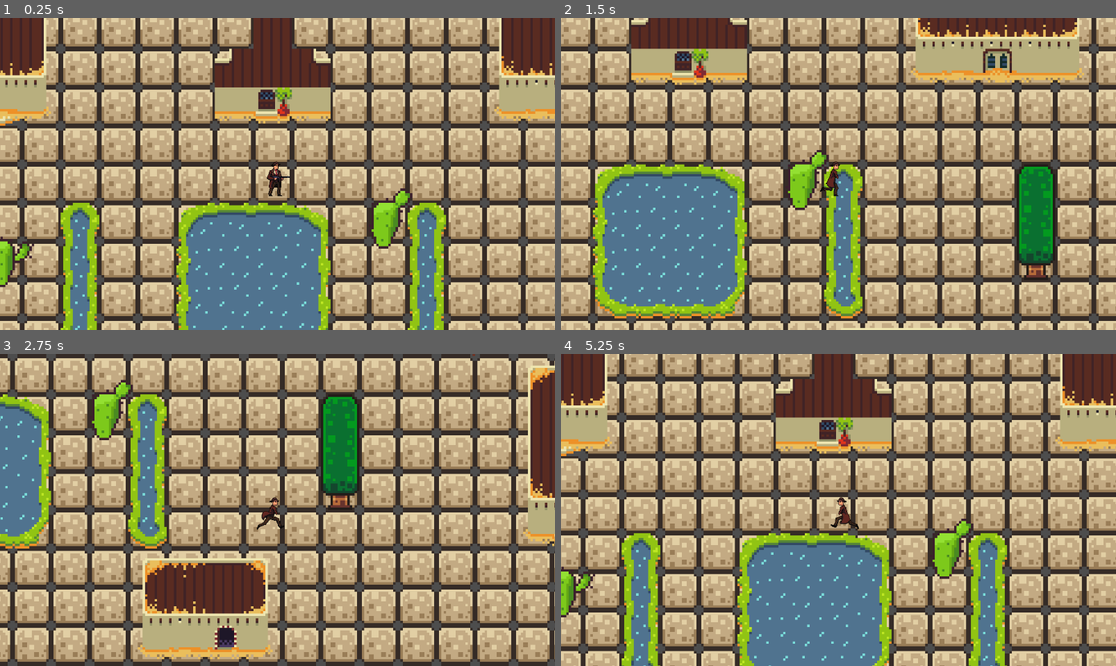
Above: before the commit, frames 1-4 (two rows, left to right).
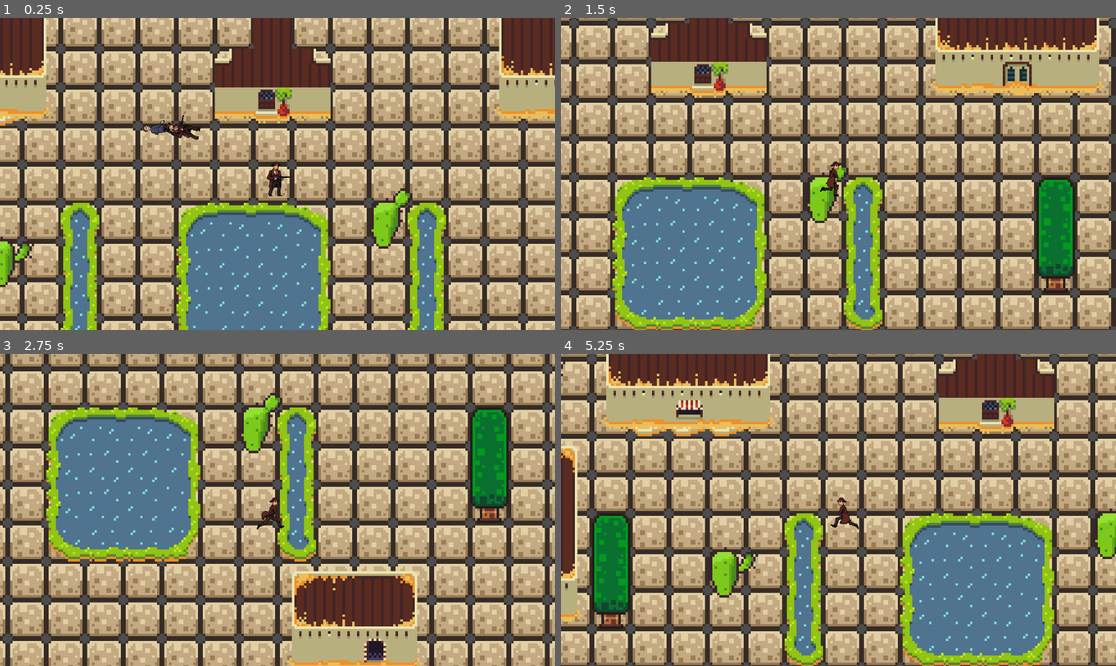
Above: after the commit, the same moments.

Repository: shauryaexe1/Zombie-Wars-
Game: Godot game, scene res://Scenes/main_game.tscn
Two runs of this game, one before a commit and one after it. Both use one fixed random seed, a clock stepped at 60 frames per second and the inputs below.
Inputs:
- Up to frame 1 (0.25 s): no input
- Up to frame 2 (1.5 s): hold Right (ui_right) 0.53-1.28 s; hold Down (ui_down) from 1.28 s (still down)
- Up to frame 3 (2.75 s): release Down (ui_down) at 2.03 s; hold Right (ui_right) from 2.03 s (still down)
- Up to frame 4 (5.25 s): release Right (ui_right) at 2.78 s; hold Up (ui_up) 2.78-3.53 s; hold Left (ui_left) 3.53-5.03 s; hold Down (ui_down) from 5.03 s (still down)

The runs differ from the first frame. In frame 1, 0.3% of the frame differs, in the area x 25-37%, y 30-40%; in frame 2, 76%; in frame 3, 84%; in frame 4, 86%, in the area x 0-100%, y 0-100%.

Commit message:
finishing zombie
completed zombie player but working on movement and following the player.

Diff:
--- a/Scenes/main_game.tscn
+++ b/Scenes/main_game.tscn
@@ -1,6 +1,7 @@
 [gd_scene format=3 uid="uid://dcxlrntu0emya"]
 
 [ext_resource type="PackedScene" uid="uid://ccke6ntfyfipo" path="res://Scenes/player.tscn" id="1_l756w"]
+[ext_resource type="PackedScene" uid="uid://cwj0lom2svwqg" path="res://Scenes/zombie.tscn" id="2_mgc0q"]
 [ext_resource type="Texture2D" uid="uid://bn3k3c30rnvld" path="res://Assests/desertdoodles.png" id="2_pu3va"]
 [ext_resource type="Texture2D" uid="uid://bi7krufgnhklm" path="res://Assests/brackeys_platformer_assets/sprites/world_tileset.png" id="3_0e3vx"]
 [ext_resource type="Texture2D" uid="uid://bpetror8dce71" path="res://Assests/Cactus_Sprite_Sheet.png" id="4_6j5ir"]
@@ -426,8 +427,11 @@
 7:3/0/physics_layer_0/polygon_0/points = PackedVector2Array(-8, -8, 8, -8, 8, 8, -8, 8)
 11:3/0 = 0
 0:4/0 = 0
+0:4/0/physics_layer_0/polygon_0/points = PackedVector2Array(-3.4622803, 8, -3.165514, -1.6816788, 8, -1.0881462, 8, 8)
 1:4/0 = 0
+1:4/0/physics_layer_0/polygon_0/points = PackedVector2Array(-8, -0.19784546, 8, 0.19784355, 8, 8, -8, 8)
 2:4/0 = 0
+2:4/0/physics_layer_0/polygon_0/points = PackedVector2Array(-8, -0.89030075, 3.2644348, -1.4838352, 3.7590466, 8, -8, 8)
 3:4/0 = 0
 3:4/0/physics_layer_0/polygon_0/points = PackedVector2Array(-8, -8, 8, -8, 8, 8, -8, 8)
 4:4/0 = 0
@@ -439,12 +443,18 @@
 7:4/0 = 0
 7:4/0/physics_layer_0/polygon_0/points = PackedVector2Array(-8, -8, 8, -8, 8, 8, -8, 8)
 8:4/0 = 0
+8:4/0/physics_layer_0/polygon_0/points = PackedVector2Array(-8, -1.978447, -3.165514, 6.429949, 8, 6.726715, 8, -0.89030075, 8, -5.935338, -3.8579693, -7.122406)
 9:4/0 = 0
+9:4/0/physics_layer_0/polygon_0/points = PackedVector2Array(-8, -5.6385717, 8, -5.8364162, 7.122406, 6.03426, -8, 6.825638)
 10:4/0 = 0
+10:4/0/physics_layer_0/polygon_0/points = PackedVector2Array(-8, -6.331028, 2.9676685, -8, 8, 0.19784355, 2.9676685, 5.7374935, -8, 5.539648)
 11:4/0 = 0
 0:5/0 = 0
+0:5/0/physics_layer_0/polygon_0/points = PackedVector2Array(-3.8579693, -8, -3.8579693, 8, 8, 8, 8, -8)
 1:5/0 = 0
+1:5/0/physics_layer_0/polygon_0/points = PackedVector2Array(-8, -8, 8, -8, 8, 8, -8, 8)
 2:5/0 = 0
+2:5/0/physics_layer_0/polygon_0/points = PackedVector2Array(-8, -8, 3.7590466, -8, 3.7590466, 7.0234833, -8, 8)
 3:5/0 = 0
 3:5/0/physics_layer_0/polygon_0/points = PackedVector2Array(-7.3202505, -8, -6.726716, 0.9892216, 8, -0.09892273, 8, -8)
 4:5/0 = 0
@@ -452,38 +462,60 @@
 5:5/0 = 0
 5:5/0/physics_layer_0/polygon_0/points = PackedVector2Array(-7.3202505, -8, -6.726716, 0.9892216, 8, -0.09892273, 8, -8)
 6:5/0 = 0
+6:5/0/physics_layer_0/polygon_0/points = PackedVector2Array(-6.90082, 8, -5.5159073, -4.4673386, 8, -8, 8, 8)
 7:5/0 = 0
 7:5/0/physics_layer_0/polygon_0/points = PackedVector2Array(-8, -8, 8, -8, 8, 8, -8, 8)
 8:5/0 = 0
+8:5/0/physics_layer_0/polygon_0/points = PackedVector2Array(-8, -6.6277943, 5.7374935, -1.978447, 6.726717, 8, -8, 8)
 9:5/0 = 0
+9:5/0/physics_layer_0/polygon_0/points = PackedVector2Array(-8, -8, 8, -8, 8, 8, -8, 8)
 10:5/0 = 0
+10:5/0/physics_layer_0/polygon_0/points = PackedVector2Array(-8, -8, 8, -8, 8, 8, -8, 8)
 11:5/0 = 0
 0:6/0 = 0
+0:6/0/physics_layer_0/polygon_0/points = PackedVector2Array(-3.7590466, -8, -3.2644367, 0.29676628, 8, 1.7806015, 8, -8)
 1:6/0 = 0
+1:6/0/physics_layer_0/polygon_0/points = PackedVector2Array(-8, -8, 8, -8, 8, 2.4730568, -8, 2.6709023)
 2:6/0 = 0
+2:6/0/physics_layer_0/polygon_0/points = PackedVector2Array(-8, -8, 3.7590466, -8, 3.7590466, 0.09892082, -8, 0.9892216)
 3:6/0 = 0
+3:6/0/physics_layer_0/polygon_0/points = PackedVector2Array(-8, -8, -5.7374935, -8, -6.1331825, 6.9245605, -8, 8)
 4:6/0 = 0
+4:6/0/physics_layer_0/polygon_0/points = PackedVector2Array(-8, 0, 8, 0.29676628, 8, 7.122404, -8, 6.429949)
 5:6/0 = 0
+5:6/0/physics_layer_0/polygon_0/points = PackedVector2Array(6.2321053, -8, 8, -8, 8, 8, 6.331026, 8)
 6:6/0 = 0
+6:6/0/physics_layer_0/polygon_0/points = PackedVector2Array(-5.638571, -8, -6.03426, 8, 8, 8, 8, -8)
 7:6/0 = 0
 7:6/0/physics_layer_0/polygon_0/points = PackedVector2Array(-8, -8, 8, -8, 8, 8, -8, 8)
 8:6/0 = 0
+8:6/0/physics_layer_0/polygon_0/points = PackedVector2Array(6.825638, -8, 6.6277943, 8, -8, 8, -8, -8, -8, -8)
 9:6/0 = 0
+9:6/0/physics_layer_0/polygon_0/points = PackedVector2Array(-8, -8, 8, -8, 8, 8, -8, 8)
 10:6/0 = 0
+10:6/0/physics_layer_0/polygon_0/points = PackedVector2Array(-8, -8, 8, -8, 8, 8, -8, 8)
 11:6/0 = 0
+11:6/0/physics_layer_0/polygon_0/points = PackedVector2Array(-5.8364153, 8, -8, -3.956892, 0.19784546, -8, 8, -1.582758, 5.638571, 8)
 0:7/0 = 0
 1:7/0 = 0
 2:7/0 = 0
 3:7/0 = 0
+3:7/0/physics_layer_0/polygon_0/points = PackedVector2Array(-8, -8, -5.8364153, -8, -6.03426, 1.6816788, -8, 1.6816788)
 4:7/0 = 0
 5:7/0 = 0
+5:7/0/physics_layer_0/polygon_0/points = PackedVector2Array(-8, -8, 8, -8, 8, 1.7806015, -8, 1.7806015)
 6:7/0 = 0
+6:7/0/physics_layer_0/polygon_0/points = PackedVector2Array(-6.825639, -8, -6.03426, 1.7806015, 4.0558147, 8, 8, 6.03426, 8, -8)
 7:7/0 = 0
 7:7/0/physics_layer_0/polygon_0/points = PackedVector2Array(-8, -8, 8, -8, 8, 8, -8, 8)
 8:7/0 = 0
+8:7/0/physics_layer_0/polygon_0/points = PackedVector2Array(-8, 5.935337, 0.6924553, 5.638571, 5.7374935, -1.582758, 6.2321053, -8, -8, -8)
 9:7/0 = 0
+9:7/0/physics_layer_0/polygon_0/points = PackedVector2Array(-6.9245605, 8, -6.03426, -5.8364162, 8, -6.2321053, 8, 8)
 10:7/0 = 0
+10:7/0/physics_layer_0/polygon_0/points = PackedVector2Array(-8, -6.0342607, 6.331026, -5.8364162, 6.03426, 8, -8, 8, -8, -6.4299498)
 11:7/0 = 0
+11:7/0/physics_layer_0/polygon_0/points = PackedVector2Array(-5.7374935, -8, -5.638571, 8, 6.1331825, 8, 6.03426, -8)
 0:8/0 = 0
 1:8/0 = 0
 2:8/0 = 0
@@ -497,8 +529,11 @@
 8:8/0 = 0
 8:8/0/physics_layer_0/polygon_0/points = PackedVector2Array(-8, -8, 8, -8, 8, 8, -8, 8)
 9:8/0 = 0
+9:8/0/physics_layer_0/polygon_0/points = PackedVector2Array(-5.638571, -8, -4.847193, 4.451502, 8, 5.638571, 8, -8)
 10:8/0 = 0
+10:8/0/physics_layer_0/polygon_0/points = PackedVector2Array(-8, -8, 5.7374935, -8, 5.0450363, 6.03426, -8, 6.6277943)
 11:8/0 = 0
+11:8/0/physics_layer_0/polygon_0/points = PackedVector2Array(-5.935338, -8, -5.8364153, 3.561203, 1.0881443, 6.2321033, 8, 0.9892216, 6.6277943, -8)
 
 [sub_resource type="TileSet" id="TileSet_18r40"]
 physics_layer_0/collision_layer = 1
@@ -641,3 +676,6 @@
 tile_set = SubResource("TileSet_6y7pd")
 format = 2
 layer_0/tile_data = PackedInt32Array(589818, 1114112, 1, 458756, 851968, 1, 262133, 1114112, 1, 12, 1638400, 5, -196610, 1114112, 5, 983043, 1114112, 1, 1114111, 851968, 5, 1179659, 1376256, 1, 1703957, 1114112, 1, 1572874, 1376256, 1, 1966092, 1638400, 1)
+
+[node name="Zombie2" parent="." unique_id=1703867043 instance=ExtResource("2_mgc0q")]
+position = Vector2(-20, 105)
--- a/Scenes/player.tscn
+++ b/Scenes/player.tscn
@@ -2,7 +2,49 @@
 
 [ext_resource type="Script" uid="uid://dxad27vk4kghp" path="res://Scripts/player.gd" id="1_cvnsp"]
 [ext_resource type="Texture2D" uid="uid://fivatdfus6nx" path="res://All design/gangster-pixel-character-sprite-sheets-pack 3/Gangsters_1/Idle.png" id="1_v0iea"]
+[ext_resource type="Texture2D" uid="uid://gw5v7gquldmt" path="res://All design/gangster-pixel-character-sprite-sheets-pack 3/Gangsters_1/Dead.png" id="2_fkybt"]
 [ext_resource type="Texture2D" uid="uid://vul21817rd0s" path="res://All design/gangster-pixel-character-sprite-sheets-pack 3/Gangsters_1/Run.png" id="3_6t5aa"]
+[ext_resource type="Texture2D" uid="uid://c3j2v5powyco1" path="res://All design/gangster-pixel-character-sprite-sheets-pack 3/Gangsters_1/Hurt.png" id="3_x3wgy"]
+
+[sub_resource type="AtlasTexture" id="AtlasTexture_igrcy"]
+atlas = ExtResource("2_fkybt")
+region = Rect2(0, 0, 128, 128)
+
+[sub_resource type="AtlasTexture" id="AtlasTexture_fs7ks"]
+atlas = ExtResource("2_fkybt")
+region = Rect2(128, 0, 128, 128)
+
+[sub_resource type="AtlasTexture" id="AtlasTexture_l6n3p"]
+atlas = ExtResource("2_fkybt")
+region = Rect2(256, 0, 128, 128)
+
+[sub_resource type="AtlasTexture" id="AtlasTexture_olqyp"]
+atlas = ExtResource("2_fkybt")
+region = Rect2(384, 0, 128, 128)
+
+[sub_resource type="AtlasTexture" id="AtlasTexture_wpjfl"]
+atlas = ExtResource("2_fkybt")
+region = Rect2(512, 0, 128, 128)
+
+[sub_resource type="AtlasTexture" id="AtlasTexture_bi64h"]
+atlas = ExtResource("3_x3wgy")
+region = Rect2(0, 0, 128, 128)
+
+[sub_resource type="AtlasTexture" id="AtlasTexture_2ijsl"]
+atlas = ExtResource("3_x3wgy")
+region = Rect2(128, 0, 128, 128)
+
+[sub_resource type="AtlasTexture" id="AtlasTexture_p1odr"]
+atlas = ExtResource("3_x3wgy")
+region = Rect2(256, 0, 128, 128)
+
+[sub_resource type="AtlasTexture" id="AtlasTexture_0gysh"]
+atlas = ExtResource("3_x3wgy")
+region = Rect2(384, 0, 128, 128)
+
+[sub_resource type="AtlasTexture" id="AtlasTexture_vfarp"]
+atlas = ExtResource("3_x3wgy")
+region = Rect2(512, 0, 128, 128)
 
 [sub_resource type="AtlasTexture" id="AtlasTexture_cvnsp"]
 atlas = ExtResource("1_v0iea")
@@ -70,6 +112,46 @@
 
 [sub_resource type="SpriteFrames" id="SpriteFrames_8erm5"]
 animations = [{
+"frames": [{
+"duration": 1.0,
+"texture": SubResource("AtlasTexture_igrcy")
+}, {
+"duration": 1.0,
+"texture": SubResource("AtlasTexture_fs7ks")
+}, {
+"duration": 1.0,
+"texture": SubResource("AtlasTexture_l6n3p")
+}, {
+"duration": 1.0,
+"texture": SubResource("AtlasTexture_olqyp")
+}, {
+"duration": 1.0,
+"texture": SubResource("AtlasTexture_wpjfl")
+}],
+"loop": true,
+"name": &"Dead",
+"speed": 5.0
+}, {
+"frames": [{
+"duration": 1.0,
+"texture": SubResource("AtlasTexture_bi64h")
+}, {
+"duration": 1.0,
+"texture": SubResource("AtlasTexture_2ijsl")
+}, {
+"duration": 1.0,
+"texture": SubResource("AtlasTexture_p1odr")
+}, {
+"duration": 1.0,
+"texture": SubResource("AtlasTexture_0gysh")
+}, {
+"duration": 1.0,
+"texture": SubResource("AtlasTexture_vfarp")
+}],
+"loop": true,
+"name": &"Hurt",
+"speed": 7.0
+}, {
 "frames": [{
 "duration": 1.0,
 "texture": SubResource("AtlasTexture_cvnsp")
@@ -130,7 +212,7 @@
 }]
 
 [sub_resource type="RectangleShape2D" id="RectangleShape2D_f1ek2"]
-size = Vector2(7, 15)
+size = Vector2(8, 3.5)
 
 [node name="Player" type="CharacterBody2D" unique_id=327069013]
 motion_mode = 1
@@ -141,11 +223,11 @@
 position = Vector2(0, -4)
 scale = Vector2(0.22265624, 0.20703125)
 sprite_frames = SubResource("SpriteFrames_8erm5")
-animation = &"Run"
+animation = &"Hurt"
 autoplay = "Idle"
 
 [node name="CollisionShape2D" type="CollisionShape2D" parent="." unique_id=2044032194]
-position = Vector2(-2, 2)
+position = Vector2(-2, 7.75)
 shape = SubResource("RectangleShape2D_f1ek2")
 
 [node name="Camera2D" type="Camera2D" parent="." unique_id=1318759121]
--- /dev/null
+++ b/Scenes/zombie.gd
@@ -0,0 +1,9 @@
+extends CharacterBody2D
+@onready var target=$Player
+var speed = 100
+
+func _physics_process(delta):
+	var direction=(target.position-position).normalized()
+	velocity=direction * speed
+	look_at (target.position)
+	move_and_slide()
--- /dev/null
+++ b/Scenes/zombie.tscn
@@ -0,0 +1,217 @@
+[gd_scene format=3 uid="uid://cwj0lom2svwqg"]
+
+[ext_resource type="Texture2D" uid="uid://dkndciuis16i7" path="res://Assests/Free-Urban-Zombie-Sprite-Sheet-Pixel-Art-Pack/Zombie_1/Walk.png" id="1_h3kin"]
+[ext_resource type="Script" uid="uid://dfme052gfbjwx" path="res://Scenes/zombie.gd" id="1_w2xga"]
+[ext_resource type="Texture2D" uid="uid://k6jab7yy0lxj" path="res://Assests/Free-Urban-Zombie-Sprite-Sheet-Pixel-Art-Pack/Zombie_1/Attack.png" id="2_4slyf"]
+[ext_resource type="PackedScene" uid="uid://ccke6ntfyfipo" path="res://Scenes/player.tscn" id="2_5ia6i"]
+[ext_resource type="Texture2D" uid="uid://dfvhft6nnx3h5" path="res://Assests/Free-Urban-Zombie-Sprite-Sheet-Pixel-Art-Pack/Zombie_1/Dead.png" id="3_5ia6i"]
+[ext_resource type="Texture2D" uid="uid://dkb0bmnd1rbv" path="res://Assests/Free-Urban-Zombie-Sprite-Sheet-Pixel-Art-Pack/Zombie_1/Hurt.png" id="4_xx3wb"]
+
+[sub_resource type="AtlasTexture" id="AtlasTexture_fj6an"]
+atlas = ExtResource("2_4slyf")
+region = Rect2(0, 0, 128, 128)
+
+[sub_resource type="AtlasTexture" id="AtlasTexture_tmcj1"]
+atlas = ExtResource("2_4slyf")
+region = Rect2(128, 0, 128, 128)
+
+[sub_resource type="AtlasTexture" id="AtlasTexture_aw8xw"]
+atlas = ExtResource("2_4slyf")
+region = Rect2(256, 0, 128, 128)
+
+[sub_resource type="AtlasTexture" id="AtlasTexture_j0eft"]
+atlas = ExtResource("2_4slyf")
+region = Rect2(384, 0, 128, 128)
+
+[sub_resource type="AtlasTexture" id="AtlasTexture_f3vja"]
+atlas = ExtResource("2_4slyf")
+region = Rect2(512, 0, 128, 128)
+
+[sub_resource type="AtlasTexture" id="AtlasTexture_vaj8p"]
+atlas = ExtResource("3_5ia6i")
+region = Rect2(0, 0, 128, 128)
+
+[sub_resource type="AtlasTexture" id="AtlasTexture_jrf8t"]
+atlas = ExtResource("3_5ia6i")
+region = Rect2(128, 0, 128, 128)
+
+[sub_resource type="AtlasTexture" id="AtlasTexture_jgnkq"]
+atlas = ExtResource("3_5ia6i")
+region = Rect2(256, 0, 128, 128)
+
+[sub_resource type="AtlasTexture" id="AtlasTexture_u174i"]
+atlas = ExtResource("3_5ia6i")
+region = Rect2(384, 0, 128, 128)
+
+[sub_resource type="AtlasTexture" id="AtlasTexture_ofjqa"]
+atlas = ExtResource("3_5ia6i")
+region = Rect2(512, 0, 128, 128)
+
+[sub_resource type="AtlasTexture" id="AtlasTexture_7x0ip"]
+atlas = ExtResource("4_xx3wb")
+region = Rect2(0, 0, 128, 128)
+
+[sub_resource type="AtlasTexture" id="AtlasTexture_ox8of"]
+atlas = ExtResource("4_xx3wb")
+region = Rect2(128, 0, 128, 128)
+
+[sub_resource type="AtlasTexture" id="AtlasTexture_b48it"]
+atlas = ExtResource("4_xx3wb")
+region = Rect2(256, 0, 128, 128)
+
+[sub_resource type="AtlasTexture" id="AtlasTexture_swm38"]
+atlas = ExtResource("4_xx3wb")
+region = Rect2(384, 0, 128, 128)
+
+[sub_resource type="AtlasTexture" id="AtlasTexture_n70j1"]
+atlas = ExtResource("1_h3kin")
+region = Rect2(0, 0, 128, 128)
+
+[sub_resource type="AtlasTexture" id="AtlasTexture_iyl7r"]
+atlas = ExtResource("1_h3kin")
+region = Rect2(128, 0, 128, 128)
+
+[sub_resource type="AtlasTexture" id="AtlasTexture_vy0uf"]
+atlas = ExtResource("1_h3kin")
+region = Rect2(256, 0, 128, 128)
+
+[sub_resource type="AtlasTexture" id="AtlasTexture_w2xga"]
+atlas = ExtResource("1_h3kin")
+region = Rect2(384, 0, 128, 128)
+
+[sub_resource type="AtlasTexture" id="AtlasTexture_4slyf"]
+atlas = ExtResource("1_h3kin")
+region = Rect2(512, 0, 128, 128)
+
+[sub_resource type="AtlasTexture" id="AtlasTexture_5ia6i"]
+atlas = ExtResource("1_h3kin")
+region = Rect2(640, 0, 128, 128)
+
+[sub_resource type="AtlasTexture" id="AtlasTexture_xx3wb"]
+atlas = ExtResource("1_h3kin")
+region = Rect2(768, 0, 128, 128)
+
+[sub_resource type="AtlasTexture" id="AtlasTexture_j0wq0"]
+atlas = ExtResource("1_h3kin")
+region = Rect2(896, 0, 128, 128)
+
+[sub_resource type="AtlasTexture" id="AtlasTexture_hslf5"]
+atlas = ExtResource("1_h3kin")
+region = Rect2(1024, 0, 128, 128)
+
+[sub_resource type="AtlasTexture" id="AtlasTexture_u2tw5"]
+atlas = ExtResource("1_h3kin")
+region = Rect2(1152, 0, 128, 128)
+
+[sub_resource type="SpriteFrames" id="SpriteFrames_fj6an"]
+animations = [{
+"frames": [{
+"duration": 1.0,
+"texture": SubResource("AtlasTexture_fj6an")
+}, {
+"duration": 1.0,
+"texture": SubResource("AtlasTexture_tmcj1")
+}, {
+"duration": 1.0,
+"texture": SubResource("AtlasTexture_aw8xw")
+}, {
+"duration": 1.0,
+"texture": SubResource("AtlasTexture_j0eft")
+}, {
+"duration": 1.0,
+"texture": SubResource("AtlasTexture_f3vja")
+}],
+"loop": false,
+"name": &"Attack",
+"speed": 10.0
+}, {
+"frames": [{
+"duration": 1.0,
+"texture": SubResource("AtlasTexture_vaj8p")
+}, {
+"duration": 1.0,
+"texture": SubResource("AtlasTexture_jrf8t")
+}, {
+"duration": 1.0,
+"texture": SubResource("AtlasTexture_jgnkq")
+}, {
+"duration": 1.0,
+"texture": SubResource("AtlasTexture_u174i")
+}, {
+"duration": 1.0,
+"texture": SubResource("AtlasTexture_ofjqa")
+}],
+"loop": false,
+"name": &"Dead",
+"speed": 7.0
+}, {
+"frames": [{
+"duration": 1.0,
+"texture": SubResource("AtlasTexture_7x0ip")
+}, {
+"duration": 1.0,
+"texture": SubResource("AtlasTexture_ox8of")
+}, {
+"duration": 1.0,
+"texture": SubResource("AtlasTexture_b48it")
+}, {
+"duration": 1.0,
+"texture": SubResource("AtlasTexture_swm38")
+}],
+"loop": false,
+"name": &"Hurt",
+"speed": 7.0
+}, {
+"frames": [{
+"duration": 1.0,
+"texture": SubResource("AtlasTexture_n70j1")
+}, {
+"duration": 1.0,
+"texture": SubResource("AtlasTexture_iyl7r")
+}, {
+"duration": 1.0,
+"texture": SubResource("AtlasTexture_vy0uf")
+}, {
+"duration": 1.0,
+"texture": SubResource("AtlasTexture_w2xga")
+}, {
+"duration": 1.0,
+"texture": SubResource("AtlasTexture_4slyf")
+}, {
+"duration": 1.0,
+"texture": SubResource("AtlasTexture_5ia6i")
+}, {
+"duration": 1.0,
+"texture": SubResource("AtlasTexture_xx3wb")
+}, {
+"duration": 1.0,
+"texture": SubResource("AtlasTexture_j0wq0")
+}, {
+"duration": 1.0,
+"texture": SubResource("AtlasTexture_hslf5")
+}, {
+"duration": 1.0,
+"texture": SubResource("AtlasTexture_u2tw5")
+}],
+"loop": true,
+"name": &"Walk",
+"speed": 10.0
+}]
+
+[sub_resource type="RectangleShape2D" id="RectangleShape2D_tmcj1"]
+size = Vector2(7.5, 2.75)
+
+[node name="Zombie" type="CharacterBody2D" unique_id=1703867043]
+script = ExtResource("1_w2xga")
+
+[node name="Player" parent="." unique_id=327069013 instance=ExtResource("2_5ia6i")]
+
+[node name="AnimatedSprite2D" type="AnimatedSprite2D" parent="." unique_id=780978589]
+position = Vector2(-1.2500012, -13.750001)
+scale = Vector2(0.20703124, 0.20703124)
+sprite_frames = SubResource("SpriteFrames_fj6an")
+animation = &"Walk"
+
+[node name="CollisionShape2D" type="CollisionShape2D" parent="." unique_id=709053964]
+position = Vector2(-2, -1)
+shape = SubResource("RectangleShape2D_tmcj1")
Binary file added: Assests/Free-Urban-Zombie-Sprite-Sheet-Pixel-Art-Pack/COUPON.png
Not shown, added: Assests/Free-Urban-Zombie-Sprite-Sheet-Pixel-Art-Pack/COUPON.png.import
Not shown, added: Assests/Free-Urban-Zombie-Sprite-Sheet-Pixel-Art-Pack/Font.txt
Not shown, added: Assests/Free-Urban-Zombie-Sprite-Sheet-Pixel-Art-Pack/Licens.txt
Binary file added: Assests/Free-Urban-Zombie-Sprite-Sheet-Pixel-Art-Pack/Zombie_1/Attack.png
Not shown, added: Assests/Free-Urban-Zombie-Sprite-Sheet-Pixel-Art-Pack/Zombie_1/Attack.png.import
Binary file added: Assests/Free-Urban-Zombie-Sprite-Sheet-Pixel-Art-Pack/Zombie_1/Dead.png
Not shown, added: Assests/Free-Urban-Zombie-Sprite-Sheet-Pixel-Art-Pack/Zombie_1/Dead.png.import
Binary file added: Assests/Free-Urban-Zombie-Sprite-Sheet-Pixel-Art-Pack/Zombie_1/Hurt.png
Not shown, added: Assests/Free-Urban-Zombie-Sprite-Sheet-Pixel-Art-Pack/Zombie_1/Hurt.png.import
Binary file added: Assests/Free-Urban-Zombie-Sprite-Sheet-Pixel-Art-Pack/Zombie_1/Idle.png
Not shown, added: Assests/Free-Urban-Zombie-Sprite-Sheet-Pixel-Art-Pack/Zombie_1/Idle.png.import
(and 40 more such lines)
